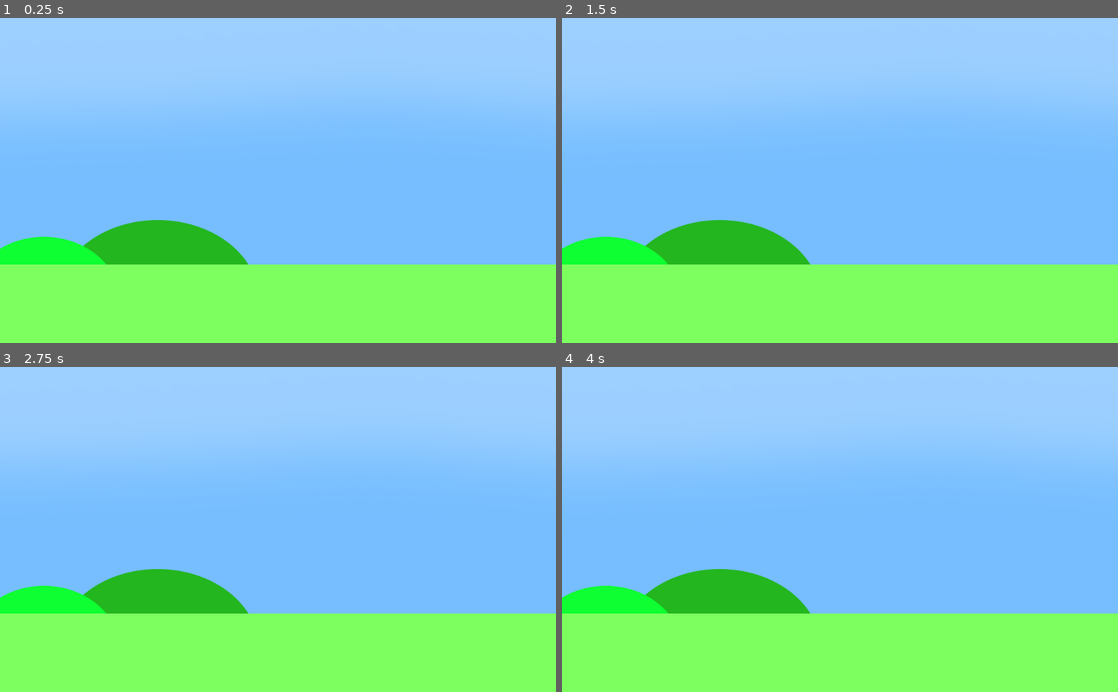
Above: before the commit, frames 1-4 (two rows, left to right).
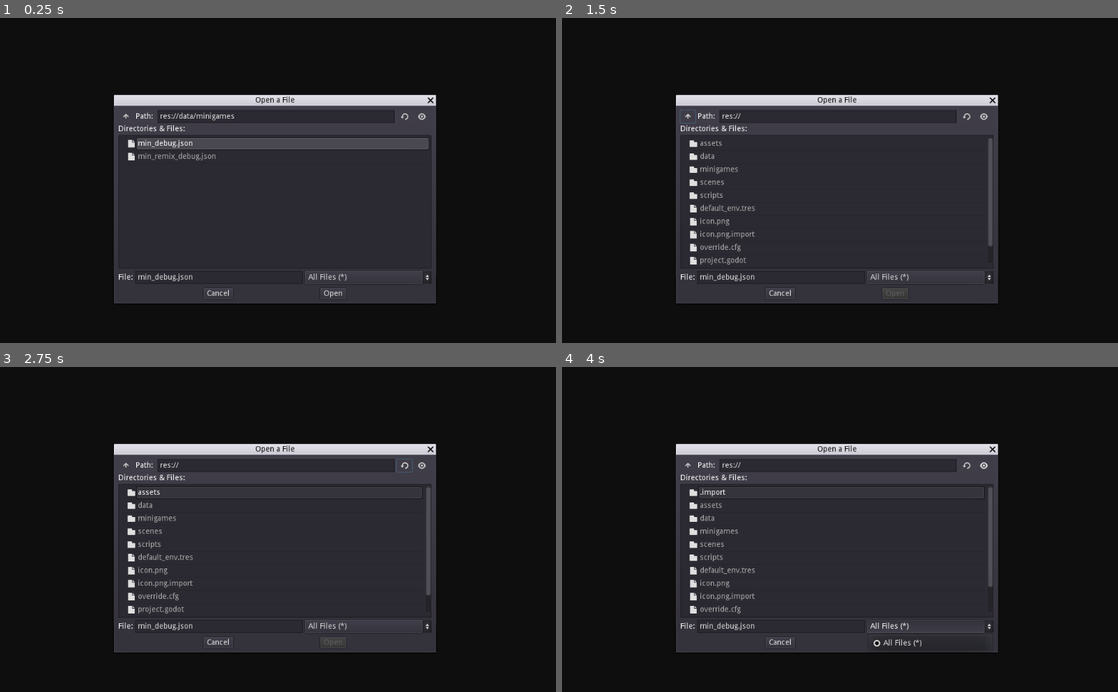
Above: after the commit, the same moments.

Repository: Pengu12345/Rhythm-Game-Engine
Game: Godot game, scene res://scenes/menu/MainMenu.tscn
The game is run twice, just before and just after one commit, with the same random seed, the same clock (stepped at 60 frames per second) and the same inputs. Before the commit the project starts from res://scenes/RhythmEngine.tscn. Sound files missing from this copy of the repository are replaced by a short silence.
Inputs (mouse positions are in pixels of both pictures, inside the frame that each line leads up to):
- Up to frame 1 (0.25 s): no input
- Up to frame 2 (1.5 s): click (689, 115) at 0.52 s; click (689, 115) at 1.27 s
- Up to frame 3 (2.75 s): click (405, 464) at 2.02 s
- Up to frame 4 (4 s): click (984, 464) at 2.77 s; click (928, 627) at 3.5 s, where only the run after the commit has a clickable "All Files (*)"

The runs differ from the first frame. In frame 1, 100% of the frame differs, in the area x 0-100%, y 0-100%; in frame 2, 100%; in frame 3, 100%; in frame 4, 100%.

Commit message:
Start of a filesystem + failsafe when loading JSON

Diff:
--- a/data/minigames/min_remix_debug.json
+++ b/data/minigames/min_remix_debug.json
@@ -2,6 +2,12 @@
   "name":"Debug Remix",
   "bpm":149,
   "time_signature":4,
+
+  "loop":false,
+  "music_path":"res://assets/music/misc/mus_worn_out_tapes.mp3",
+
+  "input_margin":0.05,
+  "audio_offset":0,
 
   "starting_minigame":"min_bird",
   "minigames": ["min_debug", "min_bird"],
--- a/project.godot
+++ b/project.godot
@@ -11,7 +11,7 @@
 [application]
 
 config/name="Rhythm Game"
-run/main_scene="res://scenes/RhythmEngine.tscn"
+run/main_scene="res://scenes/menu/MainMenu.tscn"
 config/icon="res://icon.png"
 
 [autoload]
--- a/scenes/RhythmEngine.tscn
+++ b/scenes/RhythmEngine.tscn
@@ -1,8 +1,7 @@
-[gd_scene load_steps=4 format=2]
+[gd_scene load_steps=3 format=2]
 
 [ext_resource path="res://scripts/RhythmEngine.gd" type="Script" id=1]
 [ext_resource path="res://scenes/Conductor.tscn" type="PackedScene" id=2]
-[ext_resource path="res://assets/music/misc/mus_worn_out_tapes.mp3" type="AudioStream" id=3]
 
 [node name="RhythmEngine" type="Node2D"]
 script = ExtResource( 1 )
@@ -12,8 +11,6 @@
 input_offset = -0.033
 
 [node name="Conductor" parent="." instance=ExtResource( 2 )]
-music = ExtResource( 3 )
-loop = true
 audio_offset = -0.064
 
 [connection signal="looping" from="Conductor" to="." method="_loop"]
--- /dev/null
+++ b/scenes/menu/MainMenu.gd
@@ -0,0 +1,36 @@
+extends Node2D
+
+export (PackedScene) var rhythm_engine
+
+var song_playing = false
+var song_instance = null
+
+# Called when the node enters the scene tree for the first time.
+func _ready():
+	$FileDialog.popup()
+
+func _process(delta):
+	pass
+
+
+func _on_FileDialog_file_selected(path):
+	$FileDialog.visible = false
+	var instance = rhythm_engine.instance()
+	instance.chart_path = path
+	song_instance = instance
+	$remix_display.add_child(instance)
+
+	instance.connect("load_failed",self,"_on_load_failed")
+	if !(instance.play() is bool):
+		song_playing = true
+
+func _on_load_failed(message):
+	$AcceptDialog.dialog_text = "Error while loading remix: \n" + message
+	$AcceptDialog.popup()
+	song_instance.queue_free()
+
+
+
+
+func _on_AcceptDialog_confirmed():
+	$FileDialog.popup()
--- /dev/null
+++ b/scenes/menu/MainMenu.tscn
@@ -0,0 +1,48 @@
+[gd_scene load_steps=3 format=2]
+
+[ext_resource path="res://scenes/menu/MainMenu.gd" type="Script" id=1]
+[ext_resource path="res://scenes/RhythmEngine.tscn" type="PackedScene" id=2]
+
+[node name="MainMenu" type="Node2D"]
+script = ExtResource( 1 )
+rhythm_engine = ExtResource( 2 )
+
+[node name="ColorRect" type="ColorRect" parent="."]
+margin_left = -12.0
+margin_top = -8.0
+margin_right = 1041.0
+margin_bottom = 614.0
+color = Color( 0.0588235, 0.0588235, 0.0588235, 1 )
+__meta__ = {
+"_edit_lock_": true,
+"_edit_use_anchors_": false
+}
+
+[node name="FileDialog" type="FileDialog" parent="."]
+margin_left = 210.0
+margin_top = 162.0
+margin_right = 803.0
+margin_bottom = 527.0
+window_title = "Open a Chart"
+mode = 0
+current_dir = "res://data/minigames"
+current_file = "min_debug.json"
+current_path = "res://data/minigames/min_debug.json"
+__meta__ = {
+"_edit_use_anchors_": false
+}
+
+[node name="AcceptDialog" type="AcceptDialog" parent="."]
+margin_left = 374.0
+margin_top = 211.0
+margin_right = 650.0
+margin_bottom = 397.0
+window_title = "Ouch!"
+__meta__ = {
+"_edit_use_anchors_": false
+}
+
+[node name="remix_display" type="Node2D" parent="."]
+
+[connection signal="file_selected" from="FileDialog" to="." method="_on_FileDialog_file_selected"]
+[connection signal="confirmed" from="AcceptDialog" to="." method="_on_AcceptDialog_confirmed"]
--- a/scripts/RhythmEngine.gd
+++ b/scripts/RhythmEngine.gd
@@ -5,6 +5,8 @@
 
 extends Node2D
 
+signal load_failed(message)
+
 var conductor
 
 export var chart_path = ""
@@ -28,11 +30,13 @@
 
 func _ready():
 	conductor = $Conductor
-	parse_minigame_data(chart_path)
+
+func play():
+	if !parse_minigame_data(chart_path):
+		return false
+
 	load_minigame(starting_minigame)
-
 	yield(get_tree().create_timer(1.0), "timeout")
-
 	conductor.start_song()
 
 func _process(delta):
@@ -134,10 +138,35 @@
 	#Parse the content
 	var res = JSON.parse(content).get_result()
 
+	if typeof(res) != TYPE_DICTIONARY:
+		emit_signal("load_failed", "Error loading the JSON file. There is probably a typo somewhere.\n" + str(res))
+		return false
+
 	#-----------------------------------#
 	# GETTING ALL THE DATA OF THE CHART #
 	#-----------------------------------#
 
+	var needed_properties = [
+		"name",
+		"loaded_patterns",
+		"minigames",
+		"starting_minigame",
+		"music_path",
+		"bpm",
+		"time_signature",
+		"loop",
+		"chart"
+		]
+
+	var potential_missed = []
+	for p in needed_properties:
+		if !res.has(p):
+			potential_missed.append(str(p + " "))
+
+	if potential_missed.size() != 0:
+		emit_signal("load_failed","Missing properties in chart: " + str(potential_missed))
+		return false
+
 	#Loading all of the patterns
 	for pattern_name in res["loaded_patterns"]:
 		pattern_list += ResManager.load_patterns(pattern_name)
@@ -145,12 +174,20 @@
 	#Loading all of the minigame scenes
 	for name in res["minigames"]:
 		minigame_list[name] = ResManager.get_scene_by_name(name)
+
+	#Loading the music
+	conductor.music = load(res["music_path"])
+	if !conductor.music:
+		emit_signal("load_failed", "Couldn't load the music at the specified path " + res["music_path"])
+		return false
+	conductor.update_music_properties()
 
 	#Get general informations about the song
 	var beat_length = (120.0 / res["bpm"]) / 2
 	var bar_length = beat_length*res["time_signature"]
 	starting_minigame = res["starting_minigame"]
 	conductor.bpm = res["bpm"]
+	conductor.loop = res["loop"]
 
 	# Getting the chart ready
 	var chart = res["chart"]
@@ -184,6 +221,8 @@
 	#Sort the lists to be in order
 	cue_list.sort_custom(self, "sort_by_position")
 	input_list.sort_custom(self, "sort_by_position")
+
+	return true
 
 
 #We assume that both elements are two cues that have an index "position".
